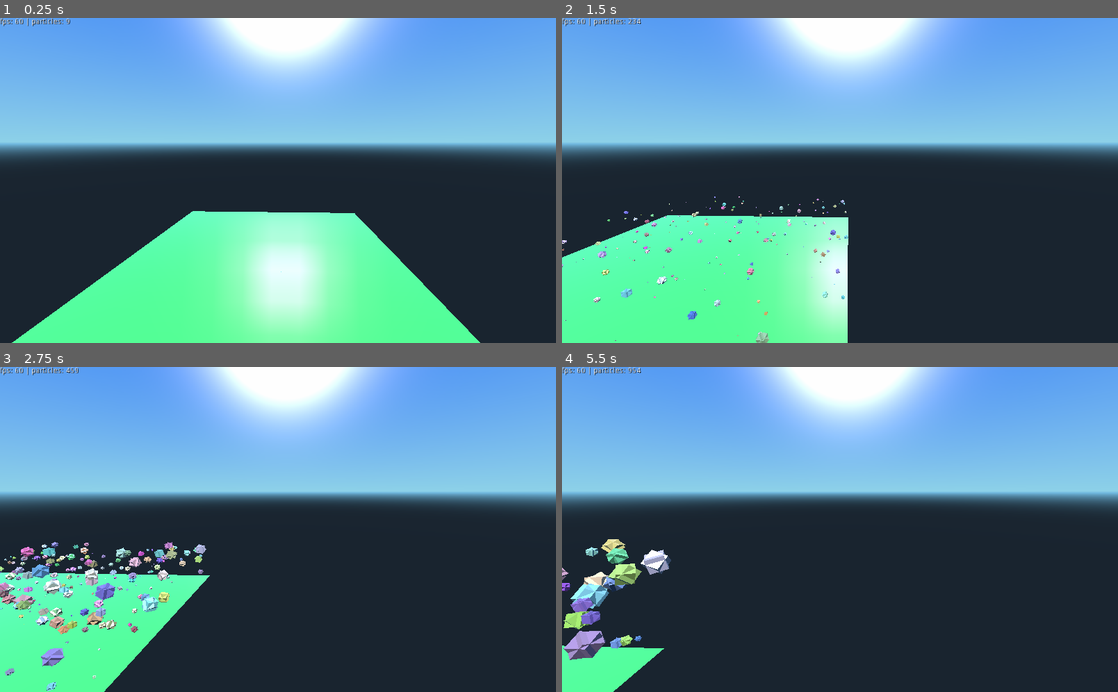
Above: before the commit, frames 1-4 (two rows, left to right).
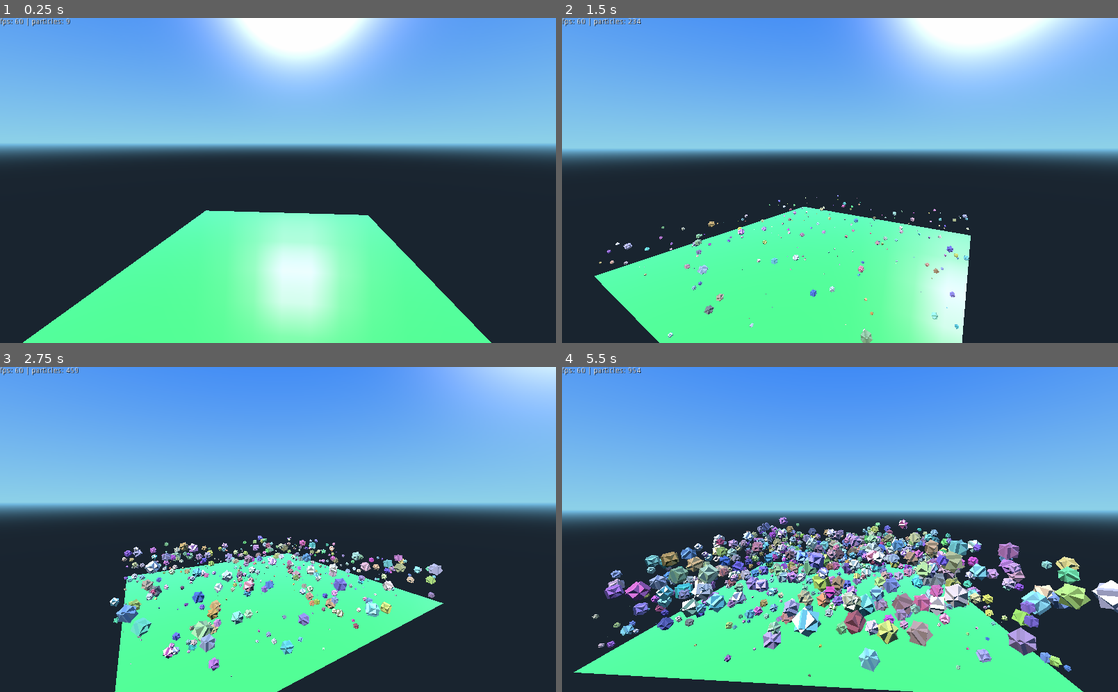
Above: after the commit, the same moments.

Repository: godotengine/godot-tests
Game: Godot game, scene res://CustomParticles/GDScript/MultimeshParticlesGDScriptTest.tscn
Same seed, same stepped clock (60 frames per second), same inputs: the game is played once before the commit and once after it.
Inputs:
- Up to frame 1 (0.25 s): no input
- Up to frame 2 (1.5 s): no input
- Up to frame 3 (2.75 s): no input
- Up to frame 4 (5.5 s): no input

The runs differ from the first frame. In frame 1, 4.8% of the frame differs, in the area x 2-89%, y 0-100%; in frame 2, 36%; in frame 3, 44%; in frame 4, 52%, in the area x 0-100%, y 0-100%.

Commit message:
Fix animation in CustomLogicParticles benchmark

Diff:
--- a/benchmarks/CustomLogicParticles/CustomParticles/GDScript/MultimeshParticlesGDScriptTest.tscn
+++ b/benchmarks/CustomLogicParticles/CustomParticles/GDScript/MultimeshParticlesGDScriptTest.tscn
@@ -80,7 +80,7 @@
 "values": [ Vector3( 0, 10.6541, 13.7136 ) ]
 }
 tracks/1/type = "value"
-tracks/1/path = NodePath(".:rotation_deg")
+tracks/1/path = NodePath(".:rotation_degrees")
 tracks/1/interp = 1
 tracks/1/loop_wrap = true
 tracks/1/imported = false
@@ -109,7 +109,7 @@
 "values": [ Vector3( 0, 9.53792, 17.2225 ), Vector3( 16.6245, 8.50416, 10.3837 ), Vector3( 18.2209, 7.4704, -4.59814 ), Vector3( 16.6245, 8.50416, 10.3837 ) ]
 }
 tracks/1/type = "value"
-tracks/1/path = NodePath(".:rotation_deg")
+tracks/1/path = NodePath(".:rotation_degrees")
 tracks/1/interp = 1
 tracks/1/loop_wrap = true
 tracks/1/imported = false
